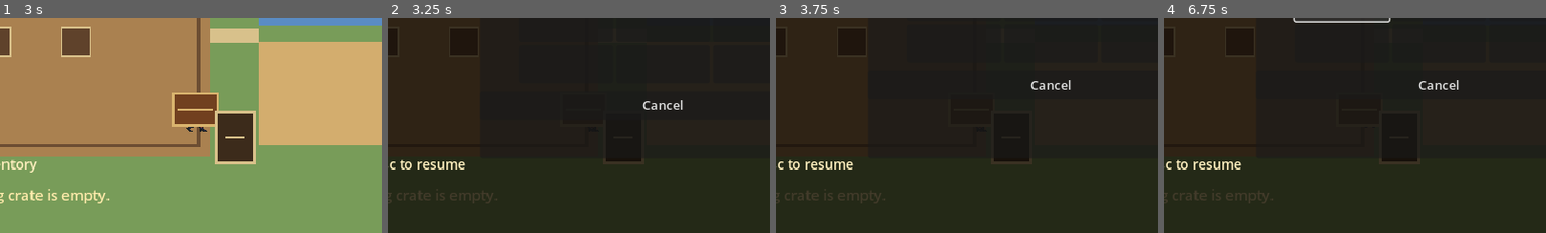
Above: before the commit, frames 1-4 (left to right).
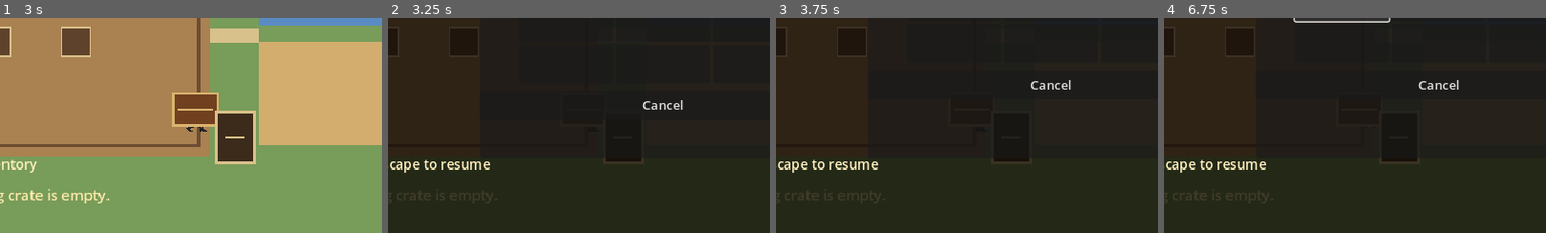
Above: after the commit, the same moments.

Repository: DocDamage/mahjongRPG
Game: Godot game, scene res://src/bootstrap/bootstrap.tscn
Two runs of this game, one before a commit and one after it. Both use one fixed random seed, a clock stepped at 60 frames per second and the inputs below.
Inputs (mouse positions are % of the whole screen's width and height, from its top left):
- Up to frame 1 (3 s): click "Start at Wayward Farm" at 0.5 s; tap Enter at 1.25 s; move the mouse to (72, 45) at 1.27 s; hold D (move_right) 1.28-2.03 s; hold R (fish_reel) 1.28-2.03 s; click (72, 45) at 1.42 s; tap Space at 1.52, 2.27 s; tap F (fish_release) at 1.55, 2.1 s; move the mouse to (30, 55) at 2.02 s; hold S (move_down) 2.03-2.78 s; tap E (interact) at 2.3 s; move the mouse to (60, 28) at 2.77 s; hold D (move_right) from 2.78 s (still down); hold E (interact) from 2.78 s (still down)
- Up to frame 2 (3.25 s): keep holding D (move_right); keep holding E (interact); tap B (place_field) at 3.05 s
- Up to frame 3 (3.75 s): release D (move_right) at 3.5 s; release E (interact) at 3.5 s; click (37, 41) at 3.5 s
- Up to frame 4 (6.75 s): click (50, 37) at 4.25 s; click (63, 37) at 5 s; tap Space at 5.75, 6.02 s; move the mouse to (45, 70) at 5.77 s; hold W (move_up) 5.78-6.5 s; tap B (place_field) at 5.85 s; click (45, 70) at 5.92 s; tap Shift (run) at 6.05 s; click (37, 46) at 6.5 s
The pictures show only the part of the screen within x 14-64%, y 50-100%; the shares and areas given below are measured in that part.

Frame 1 is identical in both runs. In frame 2, 0.7% of the frame differs, in the area x 2-27%, y 65-72%; in frame 3, 0.7%; in frame 4, 0.7%.
Error in both runs: Cannot call method 'get_children' on a null value. (res://src/farm/farm_placement_menu.gd:102)

Commit message:
Make world prompts reflect remapped controls

Diff:
--- a/src/input/input_service.gd
+++ b/src/input/input_service.gd
@@ -35,6 +35,30 @@
 	&"fish_rod_left": [JOY_AXIS_RIGHT_X, -1.0],
 	&"fish_rod_right": [JOY_AXIS_RIGHT_X, 1.0],
 }
+const CONTROLLER_BUTTON_LABELS := {
+	JOY_BUTTON_A: "A / Cross",
+	JOY_BUTTON_B: "B / Circle",
+	JOY_BUTTON_X: "X / Square",
+	JOY_BUTTON_Y: "Y / Triangle",
+	JOY_BUTTON_BACK: "View / Share",
+	JOY_BUTTON_START: "Menu / Options",
+	JOY_BUTTON_LEFT_STICK: "Left stick press",
+	JOY_BUTTON_RIGHT_STICK: "Right stick press",
+	JOY_BUTTON_LEFT_SHOULDER: "Left bumper",
+	JOY_BUTTON_RIGHT_SHOULDER: "Right bumper",
+	JOY_BUTTON_DPAD_UP: "D-pad up",
+	JOY_BUTTON_DPAD_DOWN: "D-pad down",
+	JOY_BUTTON_DPAD_LEFT: "D-pad left",
+	JOY_BUTTON_DPAD_RIGHT: "D-pad right",
+}
+const CONTROLLER_AXIS_LABELS := {
+	JOY_AXIS_LEFT_X: "Left stick",
+	JOY_AXIS_LEFT_Y: "Left stick",
+	JOY_AXIS_RIGHT_X: "Right stick",
+	JOY_AXIS_RIGHT_Y: "Right stick",
+	JOY_AXIS_TRIGGER_LEFT: "Left trigger",
+	JOY_AXIS_TRIGGER_RIGHT: "Right trigger",
+}
 
 var using_controller := false
 
@@ -162,6 +186,28 @@
 	return ", ".join(labels)
 
 
+func prompt_binding_text(action: StringName, prefer_controller: bool) -> String:
+	if not ACTIONS.has(action):
+		return ""
+	for event in InputMap.action_get_events(action):
+		if prefer_controller and event is InputEventJoypadButton:
+			return String(CONTROLLER_BUTTON_LABELS.get(event.button_index, "Button %d" % event.button_index))
+		if prefer_controller and event is InputEventJoypadMotion:
+			return _axis_binding_label(event.axis, event.axis_value)
+		if not prefer_controller and event is InputEventKey:
+			var keycode: Key = event.physical_keycode
+			if keycode == KEY_NONE:
+				keycode = event.keycode
+			return OS.get_keycode_string(keycode)
+	for event in InputMap.action_get_events(action):
+		if event is InputEventKey:
+			var keycode: Key = event.physical_keycode
+			if keycode == KEY_NONE:
+				keycode = event.keycode
+			return OS.get_keycode_string(keycode)
+	return String(action).capitalize()
+
+
 func _input(event: InputEvent) -> void:
 	var next_using_controller := event is InputEventJoypadButton or event is InputEventJoypadMotion
 	if event is InputEventKey or event is InputEventMouse:
@@ -210,6 +256,16 @@
 	return false
 
 
+func _axis_binding_label(axis: JoyAxis, value: float) -> String:
+	var label := String(CONTROLLER_AXIS_LABELS.get(axis, "Axis %d" % axis))
+	if axis in [JOY_AXIS_TRIGGER_LEFT, JOY_AXIS_TRIGGER_RIGHT]:
+		return label
+	var direction := "right" if value > 0.0 else "left"
+	if axis in [JOY_AXIS_LEFT_Y, JOY_AXIS_RIGHT_Y]:
+		direction = "down" if value > 0.0 else "up"
+	return "%s %s" % [label, direction]
+
+
 func _erase_controller_buttons(action: StringName) -> void:
 	for event in InputMap.action_get_events(action):
 		if event is InputEventJoypadButton:
--- a/src/player/player.gd
+++ b/src/player/player.gd
@@ -184,7 +184,7 @@
 		_prompt_label.visible = false
 		return
 	var prompt := String(target.get("prompt_text"))
-	_prompt_label.text = "%s  •  %s" % ["A" if _using_controller else "E", prompt]
+	_prompt_label.text = "%s  •  %s" % [_binding_text(&"interact"), prompt]
 	_prompt_label.visible = not prompt.is_empty()
 
 
@@ -196,8 +196,15 @@
 func _show_pause_prompt() -> void:
 	if _prompt_label == null:
 		return
-	_prompt_label.text = "PAUSED  •  %s to resume" % ("Start" if _using_controller else "Esc")
+	_prompt_label.text = "PAUSED  •  %s to resume" % _binding_text(&"pause")
 	_prompt_label.visible = true
+
+
+func _binding_text(action: StringName) -> String:
+	var input_service = get_node_or_null("/root/InputService")
+	if input_service != null:
+		return input_service.prompt_binding_text(action, _using_controller)
+	return String(action).capitalize()
 
 
 func _restore_or_record_session_position() -> void:
--- a/src/ui/input_settings.gd
+++ b/src/ui/input_settings.gd
@@ -155,6 +155,8 @@
 
 
 func _binding_text(action: StringName, kind: StringName) -> String:
+	if kind == &"controller":
+		return _service().prompt_binding_text(action, true)
 	var labels: Array[String] = []
 	for event in InputMap.action_get_events(action):
 		if (kind == &"keyboard" and event is InputEventKey) or (kind == &"controller" and (event is InputEventJoypadButton or event is InputEventJoypadMotion)):
--- a/tests/unit/test_input_service.gd
+++ b/tests/unit/test_input_service.gd
@@ -30,5 +30,9 @@
 		failures.append("controller axis resets should restore the default axis")
 	if service.remap_controller_button(&"move_left", JOY_BUTTON_B) != ERR_INVALID_PARAMETER:
 		failures.append("movement axes should reject incompatible button remaps")
+	if service.prompt_binding_text(&"interact", false) != "E" or service.prompt_binding_text(&"interact", true) != "A / Cross":
+		failures.append("prompt labels should expose the active keyboard and controller bindings")
+	if service.remap_controller_button(&"interact", JOY_BUTTON_B) != OK or service.prompt_binding_text(&"interact", true) != "B / Circle":
+		failures.append("controller prompt labels should follow remapped bindings")
 	service.free()
 	return failures
Not shown, changed: docs/production/implementation_log.md
